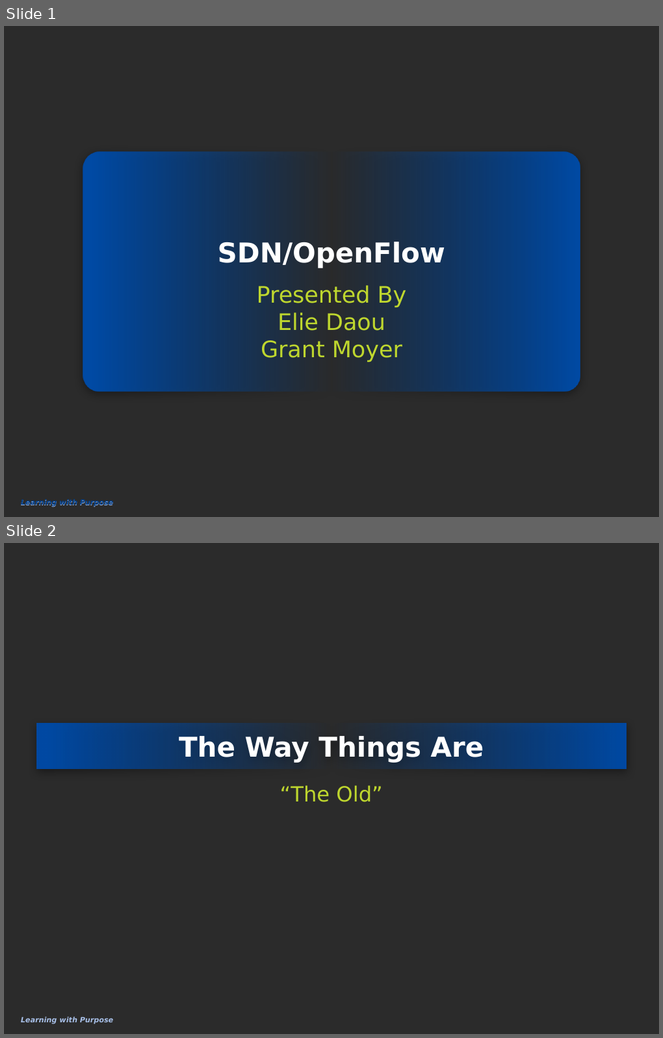
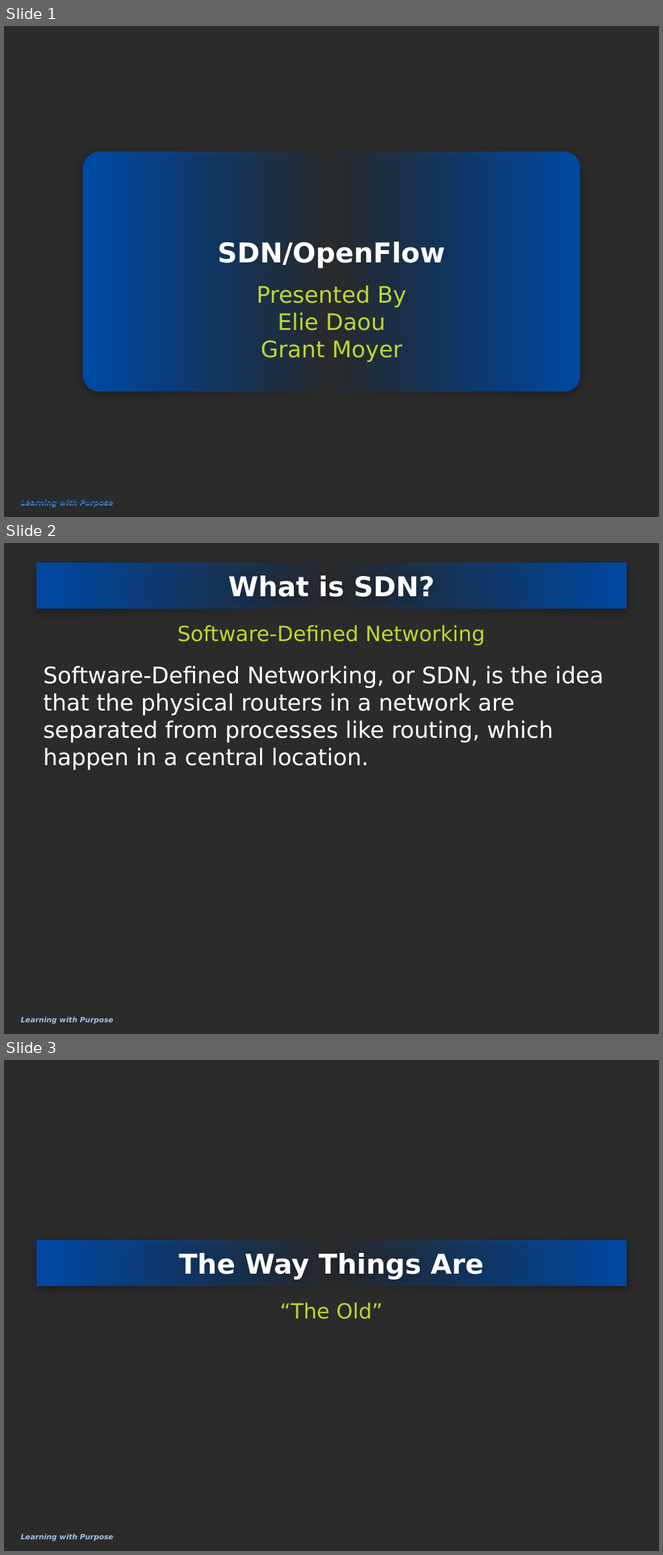
Before and after one commit to eliedaou/networkDesign, a slide deck: survey topic/SDNOpenFlow.pptx. Shown one above the other, each under a label of ours: slides 1 and 2 before the commit, slides 1, 2 and 3 after it. The pictures are 663x1038 and 663x1555 pixels, drawn with LibreOffice and Linux fonts; fonts in the diff are those of the drawing; background and template pictures are left out; a plain dark background stands for a picture behind light text. Boxes give left, top, right and bottom in pixels: in the first picture for what was removed or moved away, otherwise in the second. Text is boxed around its words. In the diff, an @@ line names an element or a change of style, - is before the commit and + after.

```diff
--- a/survey topic/SDNOpenFlow.pptx
+++ b/survey topic/SDNOpenFlow.pptx
@@ slide 2 added at [4, 543, 659, 1034], background picture (left out); not listed: 1 template element that a slide beside it also shows @@
@@ title added at [36, 563, 627, 609], fill gradient #004AA4, 30 pt, text #FFFFFF, bold @@
+What is SDN?
@@ text added at [178, 625, 485, 646], 23 pt, text #BFD72E @@
+Software-Defined Networking
@@ text added at [43, 666, 604, 771], 25 pt, text #FFFFFF @@
+Software-Defined Networking, or SDN, is the idea that the physical routers in a network are separated from processes like routing, which happen in a central location.
@@ what was slide 2 is now slide 3 @@
```
Also in this commit, not shown: 6 slides changed, 5 other slides added.
